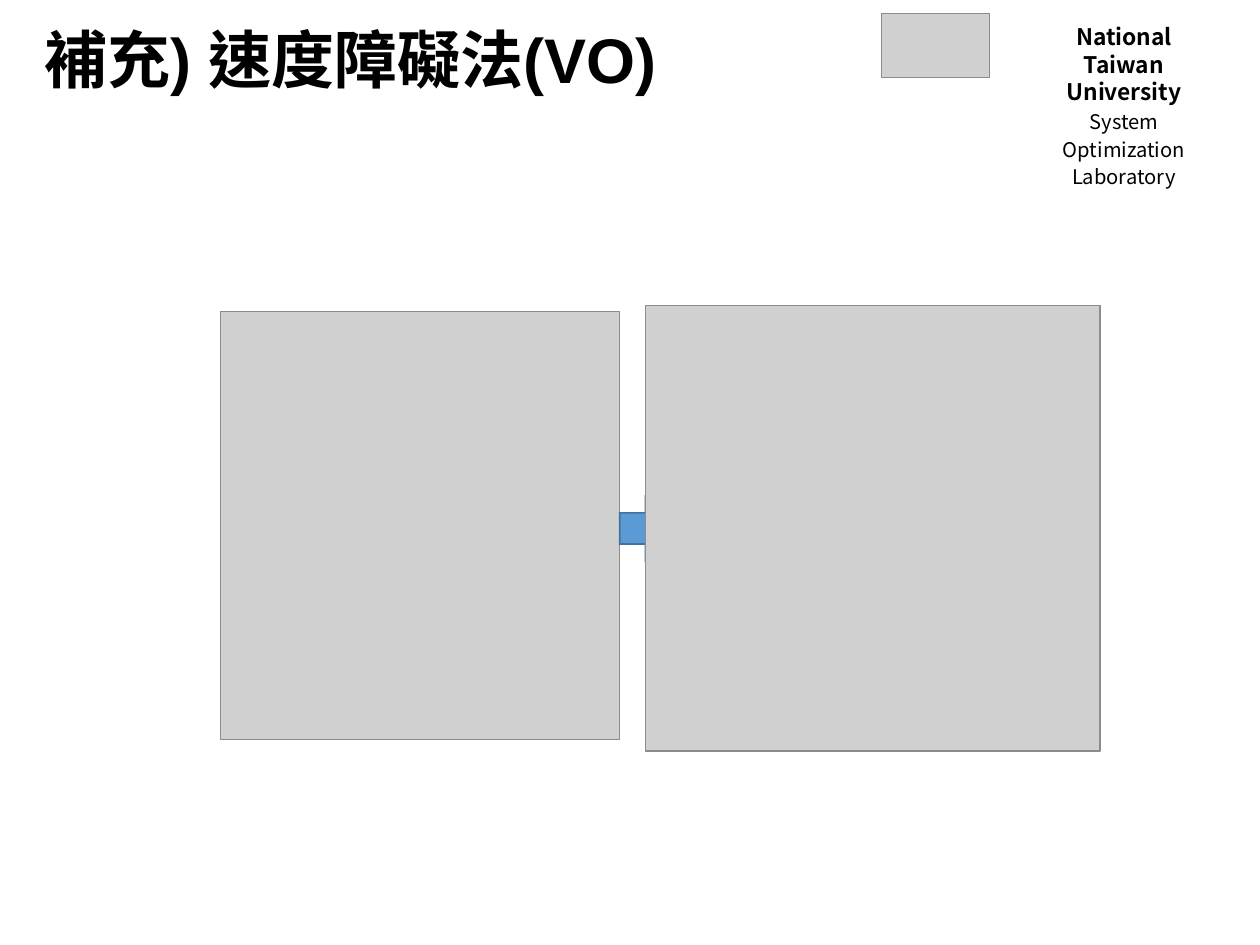
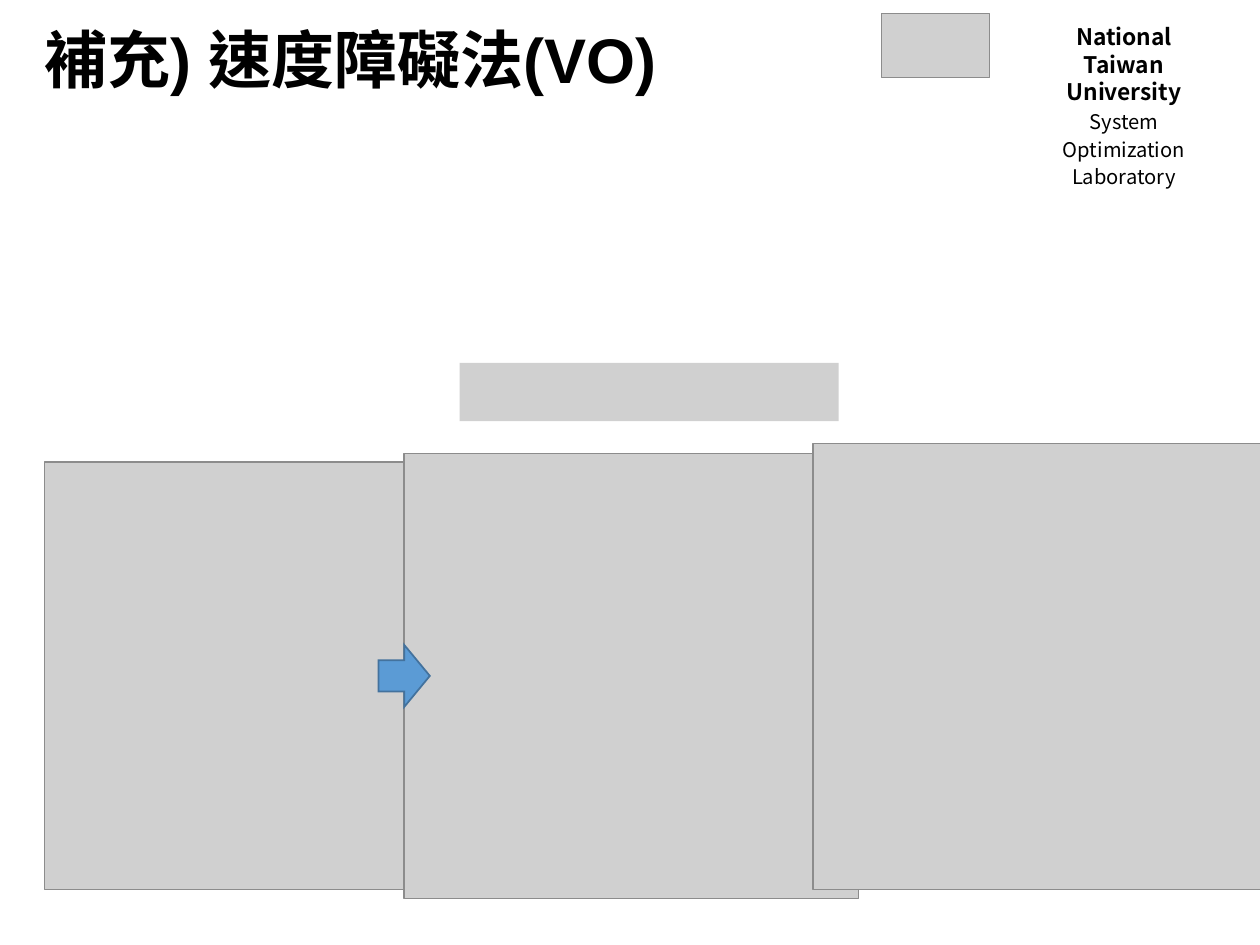
Before and after one commit to Yi-An-Wang/institute_information, a slide deck: slide 16 of path_planing/研討會/碰撞風險評估討論.pptx. Drawn at 1260x945 pixels with LibreOffice and Linux fonts; fonts in the diff are those of the drawing; grey boxes stand for pictures; background and template pictures are left out. Boxes give left, top, right and bottom in pixels: in the first picture for what was removed or moved away, otherwise in the second. Text is boxed around its words. In the diff, an @@ line names an element or a change of style, - is before the commit and + after.

```diff
--- a/path_planing/研討會/碰撞風險評估討論.pptx
+++ b/path_planing/研討會/碰撞風險評估討論.pptx
@@ picture added at (x1=460, y1=363, x2=839, y2=421) @@
@@ picture added at (x1=813, y1=444, x2=1260, y2=890) @@
@@ picture moved from (x1=220, y1=311, x2=620, y2=740) to (x1=45, y1=462, x2=445, y2=891) @@
@@ picture moved from (x1=645, y1=306, x2=1100, y2=751) to (x1=404, y1=454, x2=859, y2=898) @@
@@ right arrow moved from (x1=620, y1=498, x2=672, y2=559) to (x1=378, y1=645, x2=430, y2=707) @@
@@ right arrow added at (x1=813, y1=645, x2=864, y2=707), fill #5B9BD5, outline #43739E 1 pt @@
```
Also in this commit, not shown: 5 other slides changed.
